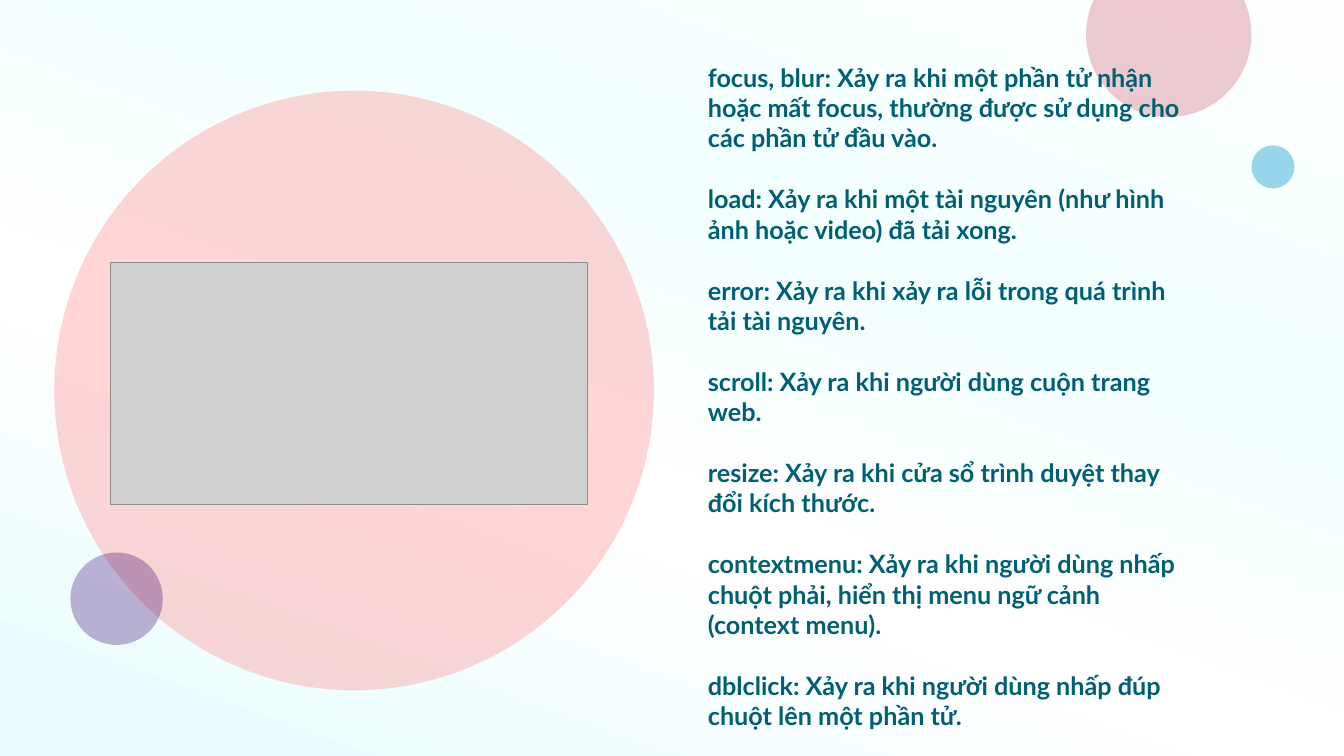
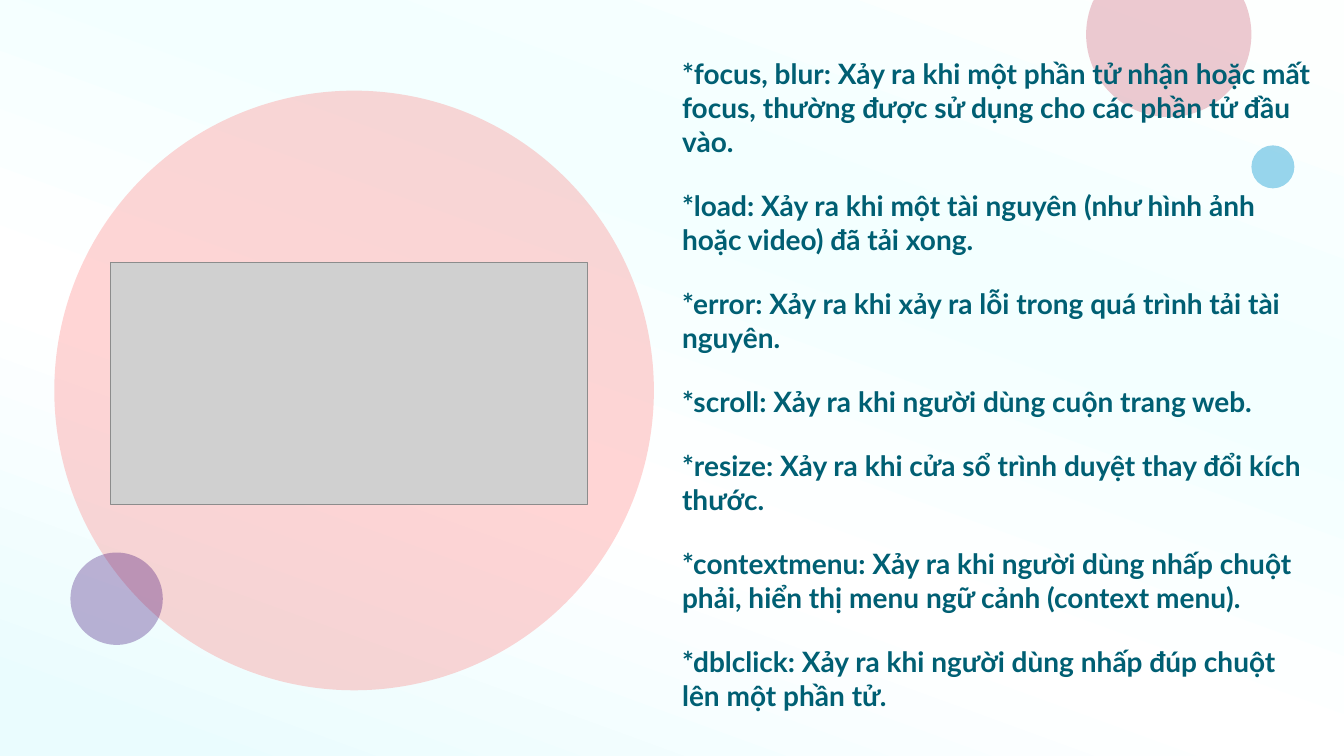
Before and after one commit to f12fullstack/NHOM19-CNWEB, a slide deck: slide 19 of NHOM19-CNWEB/NHÓM 19-HTMLCSSJS.pptx (slide 18 before the commit). Drawn at 1344x756 pixels with LibreOffice and Linux fonts; fonts in the diff are those of the drawing; grey boxes stand for pictures. Boxes give left, top, right and bottom in pixels: in the first picture for what was removed or moved away, otherwise in the second. Text is boxed around its words. In the diff, an @@ line names an element or a change of style, - is before the commit and + after.

```diff
--- a/NHOM19-CNWEB/NHÓM 19-HTMLCSSJS.pptx
+++ b/NHOM19-CNWEB/NHÓM 19-HTMLCSSJS.pptx
@@ subtitle at (682,60,1310,712): text changed; size 18 to 20 pt @@
-focus, blur: Xảy ra khi một phần tử nhận hoặc mất focus, thường được sử dụng cho các phần tử đầu vào.
-load: Xảy ra khi một tài nguyên (như hình ảnh hoặc video) đã tải xong.
-error: Xảy ra khi xảy ra lỗi trong quá trình tải tài nguyên.
-scroll: Xảy ra khi người dùng cuộn trang web.
-resize: Xảy ra khi cửa sổ trình duyệt thay đổi kích thước.
-contextmenu: Xảy ra khi người dùng nhấp chuột phải, hiển thị menu ngữ cảnh (context menu).
-dblclick: Xảy ra khi người dùng nhấp đúp chuột lên một phần tử.
+*focus, blur: Xảy ra khi một phần tử nhận hoặc mất focus, thường được sử dụng cho các phần tử đầu vào.
+*load: Xảy ra khi một tài nguyên (như hình ảnh hoặc video) đã tải xong.
+*error: Xảy ra khi xảy ra lỗi trong quá trình tải tài nguyên.
+*scroll: Xảy ra khi người dùng cuộn trang web.
+*resize: Xảy ra khi cửa sổ trình duyệt thay đổi kích thước.
+*contextmenu: Xảy ra khi người dùng nhấp chuột phải, hiển thị menu ngữ cảnh (context menu).
+*dblclick: Xảy ra khi người dùng nhấp đúp chuột lên một phần tử.
```
Also in this commit, not shown: 16 other slides changed, 5 slides added, 6 other files.
